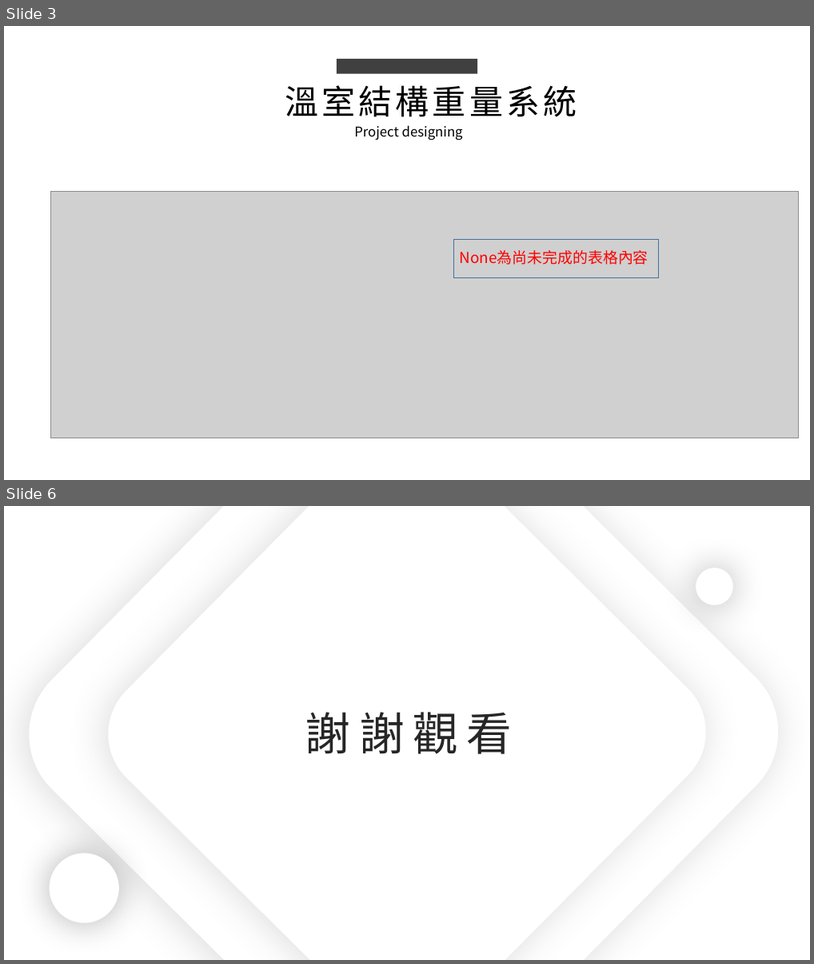
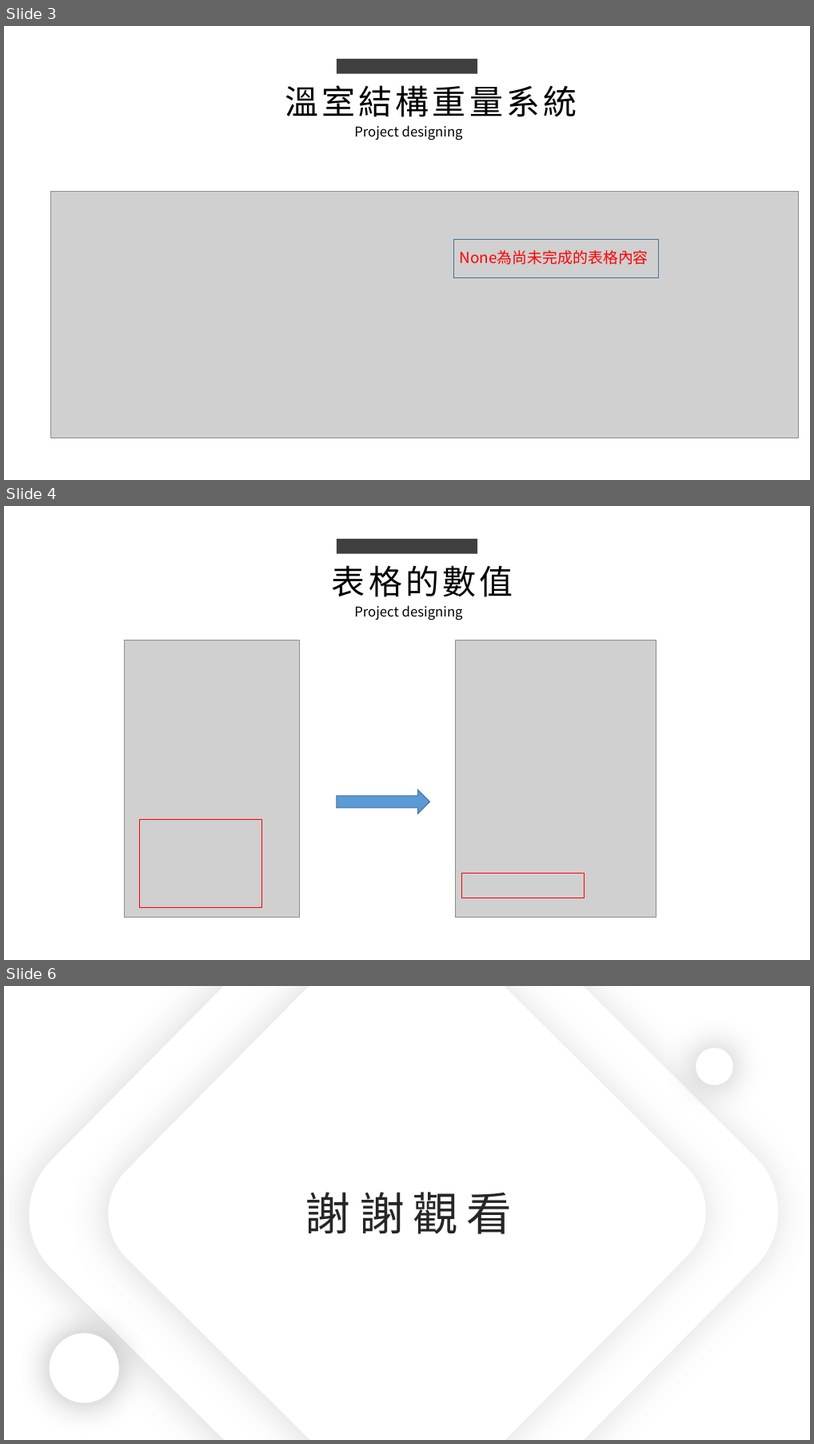
Before and after one commit to king637324/KnowledgeGreenhouseSystem, a slide deck: 工作日報_葉柏漢/2021.08/2021.08.04(加班)~2021.08.05工作日報_葉柏漢.pptx. Shown one above the other, each under a label of ours: slides 3 and 6 before the commit, slides 3, 4 and 6 after it; the slides between them are not shown. The pictures are 814x964 and 814x1444 pixels, drawn with LibreOffice and Linux fonts; fonts in the diff are those of the drawing; grey boxes stand for pictures. Boxes give left, top, right and bottom in pixels: in the first picture for what was removed or moved away, otherwise in the second. Text is boxed around its words. In the diff, an @@ line names an element or a change of style, - is before the commit and + after.

```diff
--- a/工作日報_葉柏漢/2021.08/2021.08.04(加班)~2021.08.05工作日報_葉柏漢.pptx
+++ b/工作日報_葉柏漢/2021.08/2021.08.04(加班)~2021.08.05工作日報_葉柏漢.pptx
@@ slide 4 added at [4,506,810,960], background #FFFFFF @@
@@ rectangle added at [337,539,478,554], fill #404040 @@
@@ text added at [332,565,513,597], 40 pt, text #000000 @@
+表格的數值
@@ text added at [354,605,463,620], 16 pt, text #000000 @@
+Project designing
@@ picture added at [124,640,300,916] @@
@@ picture added at [455,640,656,916] @@
@@ right arrow added at [337,790,430,813], fill #5B9BD5, outline #43739E 1 pt @@
@@ rectangle added at [139,820,262,908], outline #FF0000 1 pt @@
@@ rectangle added at [462,873,585,897], outline #FF0000 1 pt @@
```
Also in this commit, not shown: 2 slides changed, 1 slide removed, 4 other files.
